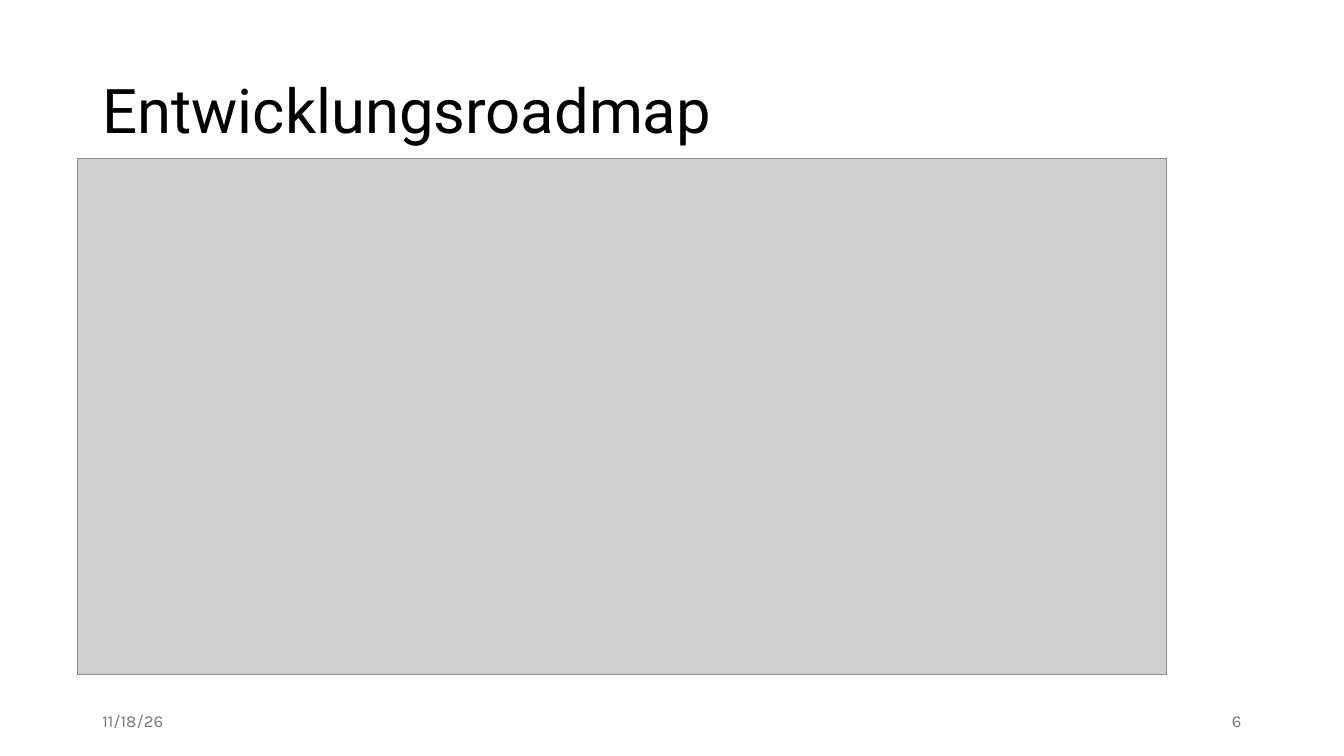
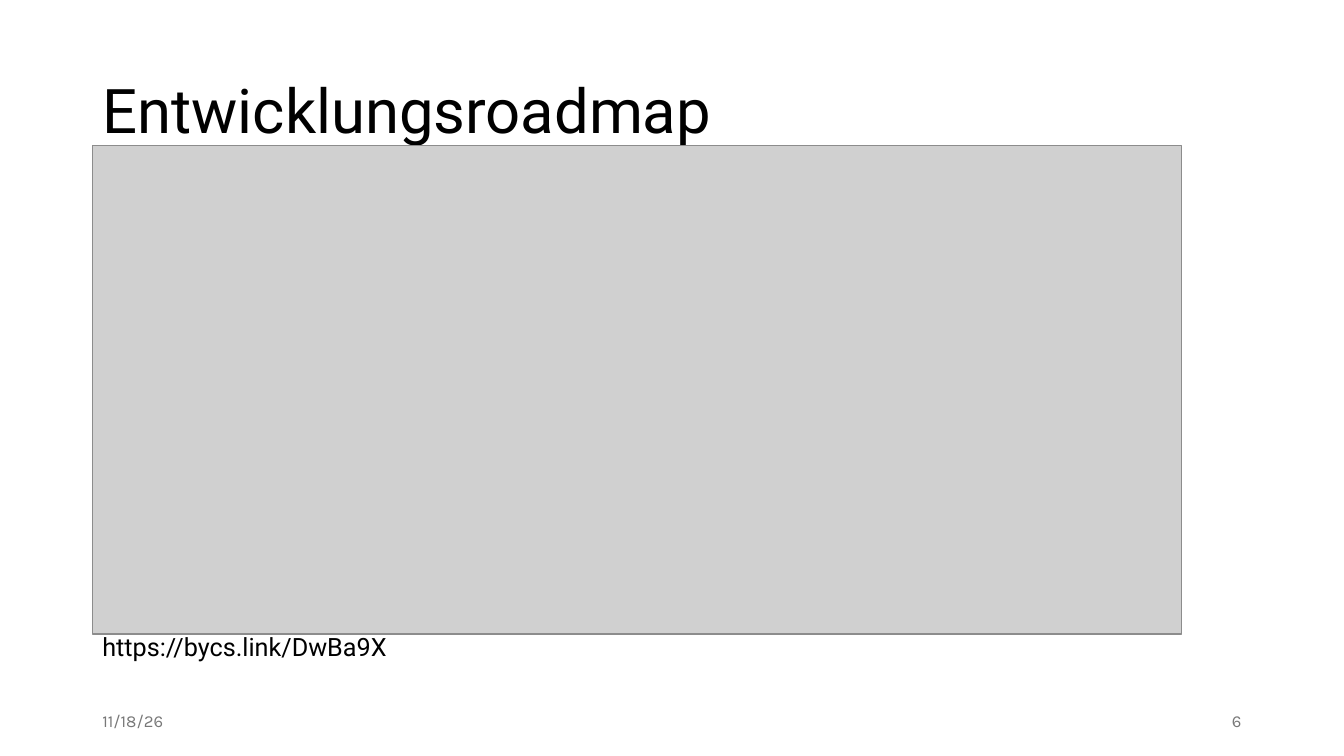
Before and after one commit to edgar-treischl/dash-zhv, a slide deck: slide 6 of docs/zhv_intro.pptx. Drawn at 1344x756 pixels with LibreOffice and Linux fonts; fonts in the diff are those of the drawing; grey boxes stand for pictures. Boxes give left, top, right and bottom in pixels: in the first picture for what was removed or moved away, otherwise in the second. Text is boxed around its words. In the diff, an @@ line names an element or a change of style, - is before the commit and + after.

```diff
--- a/docs/zhv_intro.pptx
+++ b/docs/zhv_intro.pptx
@@ picture: place and size @@
-picture at [78,158,1167,675]
+picture at [93,146,1182,635]
@@ text added at [102,633,386,662], 18 pt, text #000000 @@
+https://bycs.link/DwBa9X
```
Also in this commit, not shown: 2 other slides changed, 2 slides added, 2 other files.
